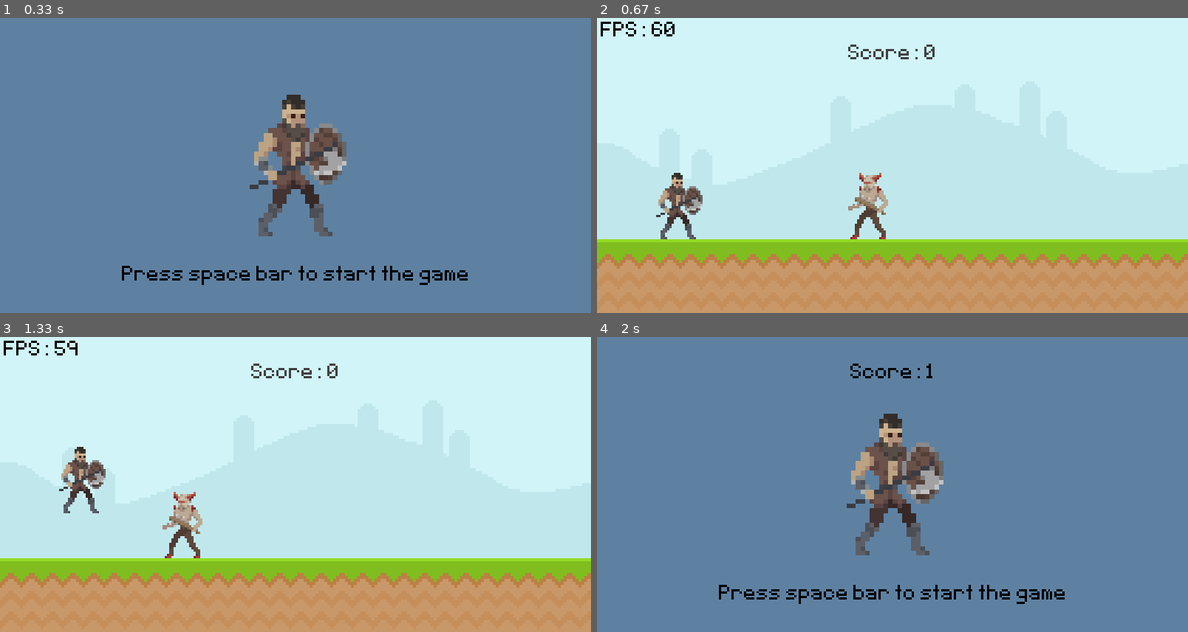
Above: before the commit, frames 1-4 (two rows, left to right).
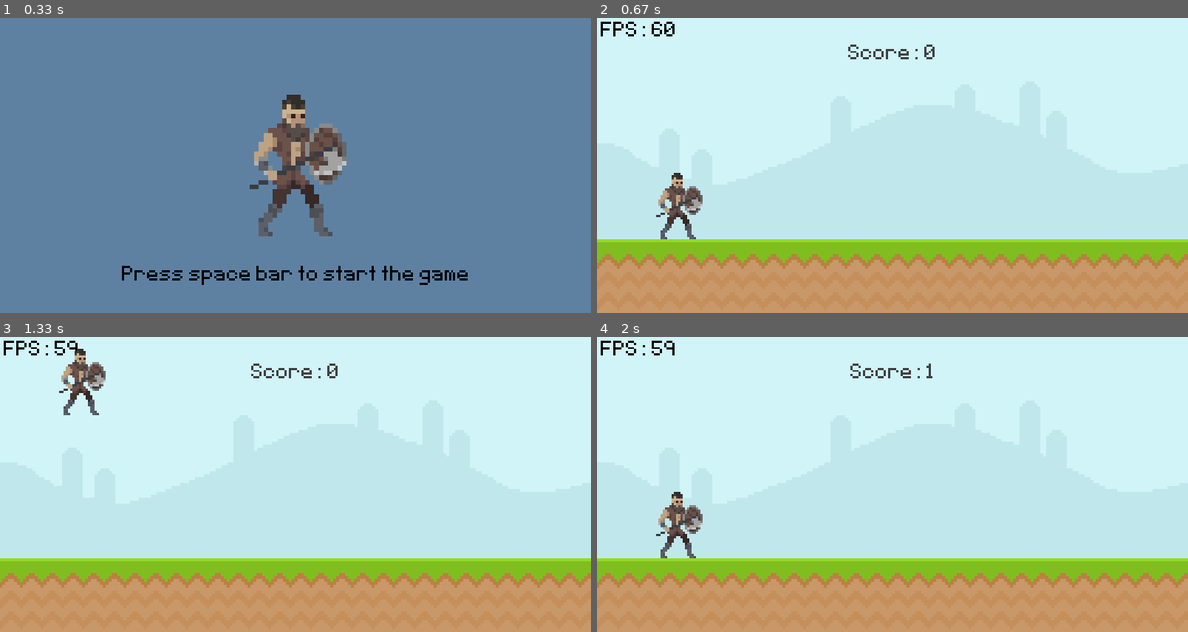
Above: after the commit, the same moments.

Repository: space-is-final-frontier/Pygame
Game: pygame game, started from Code/main.py
Same seed, same stepped clock (60 frames per second), same inputs: the game is played once before the commit and once after it.
Inputs:
- Up to frame 1 (0.33 s): no input
- Up to frame 2 (0.67 s): tap Space at 0.33 s
- Up to frame 3 (1.33 s): tap Space at 0.67 s; hold Space from 1 s (still down); hold Up from 1 s (still down)
- Up to frame 4 (2 s): release Space at 1.47 s; release Up at 1.47 s

Frame 1 is identical in both runs. In frame 2, 0.7% of the frame differs, in the area x 42-50%, y 52-75%; in frame 3, 2.4%; in frame 4, 100%, in the area x 0-100%, y 0-100%.

Commit message:
Multiple enemies and Double jump

Diff:
--- a/Code/main.py
+++ b/Code/main.py
@@ -1,6 +1,7 @@
 #Importing the modules
 import pygame
 from sys import exit
+from random import randint
 
 def display_fps():
     fps = int(clock.get_fps())
@@ -16,9 +17,33 @@
     score_rect = score_counter.get_rect(center = (400, 50))
     screen.blit(score_counter, score_rect)
 
+def imp_movement(imp_list):
+    if imp_list:
+
+        for imp_rect in imp_list:
+
+            imp_rect.x -= 3.5
+
+            screen.blit(imp_surface, imp_rect)
+
+        imp_list = [imp_rect for imp_rect in imp_list if imp_rect.x > -50]
+
+    return imp_list
+
+def collisions(viking, imps_list):
+    global game_active
+
+    if imps_list:
+
+        for imps_rect in imps_list:
+
+            if viking.colliderect(imps_rect):
+
+                game_active = False
+
 pygame.init()   #Initialising pygame
 
-#global variables
+#Global variables
 screen = pygame.display.set_mode((800, 400))   #Creating the display surface, i.e. the screen the player will see
 pygame.display.set_caption("Google Dino Pygame")    #Setting the caption
 clock = pygame.time.Clock()    #Creating the clock object
@@ -36,7 +61,9 @@
 imp_surface = pygame.image.load('Graphics/Imp/ready_1_mod.png').convert_alpha()
 imp_surface = pygame.transform.flip(imp_surface, True, False)
 imp_surface = pygame.transform.scale(imp_surface, (54, 90))
-imp_rect = imp_surface.get_rect(bottomleft = (400, 300))
+
+
+imp_rect_list = []
 
 
 vik_surface = pygame.image.load('Graphics/Viking Axe/ready_1_mod.png').convert_alpha()
@@ -55,9 +82,14 @@
 instruct_rect = instruct.get_rect(center = (400, 350))
 
 
+#Obstacles
+obstacle_timer = pygame.USEREVENT + 1
+pygame.time.set_timer(obstacle_timer, 1500)
+
+
 while True:
 
-    for event in pygame.event.get():    #Exit code
+    for event in pygame.event.get():
         if event.type == pygame.QUIT:
             pygame.quit()
             exit()
@@ -65,16 +97,21 @@
         if game_active:
             if event.type == pygame.MOUSEBUTTONDOWN:
                 if vik_rect.collidepoint(event.pos) and vik_rect.bottom >= 290:
-                    vik_gravity = -20
+                    vik_gravity = -19
 
             if event.type == pygame.KEYDOWN:
                 if event.key in (pygame.K_SPACE, pygame.K_k, pygame.K_UP) and vik_rect.bottom >= 290:
-                    vik_gravity = -20
+                    vik_gravity = -19
+
+                if event.key in (pygame.K_SPACE, pygame.K_k, pygame.K_UP) and vik_rect.bottom < 200:
+                    vik_gravity -= 6
+
+            if event.type == obstacle_timer:
+                imp_rect_list.append(imp_surface.get_rect(bottomleft = (randint(900, 1100), 300)))
 
         else:
             if event.type == pygame.KEYDOWN and event.key == pygame.K_SPACE:
                 game_active = True
-                imp_rect.x = 400
                 start_time = pygame.time.get_ticks()
 
 
@@ -87,12 +124,7 @@
 
 
         #Placing the Imp enemy and moving it
-        imp_rect.left += -3.5
-
-        if imp_rect.right <= 0:
-            imp_rect.left = 800
-
-        screen.blit(imp_surface, imp_rect)
+        imp_rect_list = imp_movement(imp_rect_list)
 
 
         #Placing the Viking Hero
@@ -101,16 +133,25 @@
 
         if vik_rect.bottom >= 300:
             vik_rect.bottom = 300
+
+        if vik_rect.top <= 0:
+            vik_rect.top = 0
+
         screen.blit(vik_surface, vik_rect)
 
+
         #Collisions
-        if imp_rect.colliderect(vik_rect):
-            game_active = False
+        collisions(vik_rect, imp_rect_list)
+
 
     else:
         screen.fill((94, 129, 162))
         screen.blit(intro_vik, intro_vik_rect)
         screen.blit(instruct, instruct_rect)
+        imp_rect_list.clear()
+
+        vik_rect.bottom = 300
+        vik_gravity = 0
 
         end_score = text_font.render(f"Score: {score}", False, 'black')
         end_score_rect = end_score.get_rect(center = (400, 50))
@@ -120,5 +161,6 @@
         else:
             screen.blit(end_score, end_score_rect)
 
+
     pygame.display.update()     #Updating the display surface
     clock.tick(60)
